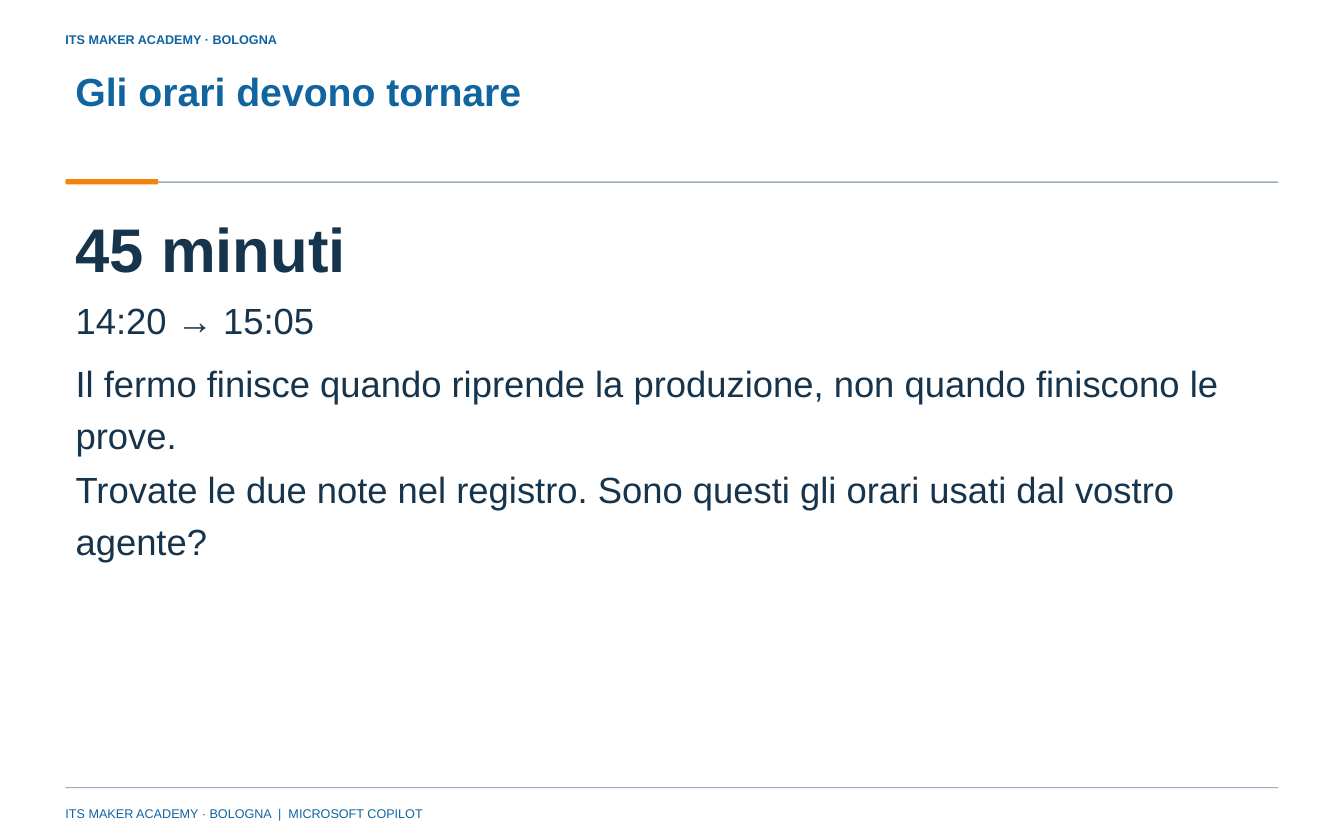
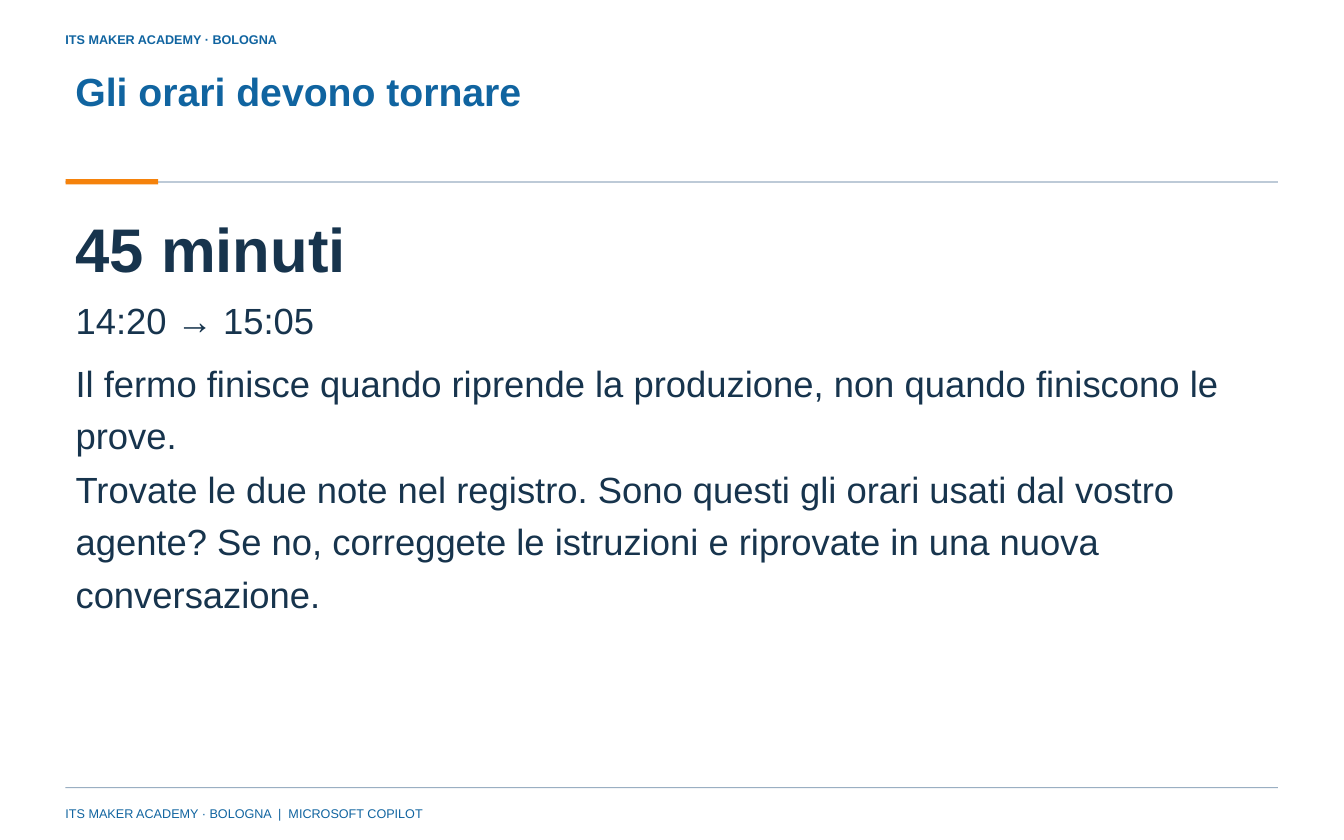
Before and after one commit to franzo9393/ITSCorso_UnslothStudio-Git, a slide deck: slide 19 of lezione 4 - reti neurali e agenti con orchestrazione/Lezione4_Reti_neurali_e_agenti_con_orchestrazione_ITS_MAKER.pptx (slide 17 before the commit). Drawn at 1344x840 pixels with LibreOffice and Linux fonts; fonts in the diff are those of the drawing; background and template pictures are left out. Boxes give left, top, right and bottom in pixels: in the first picture for what was removed or moved away, otherwise in the second. Text is boxed around its words. In the diff, an @@ line names an element or a change of style, - is before the commit and + after.

Commit message:
Lezione 4: seconda metà riscritta (slide 12-32 e parte 4 della consegna), materiali rigenerati

```diff
--- a/lezione 4 - reti neurali e agenti con orchestrazione/Lezione4_Reti_neurali_e_agenti_con_orchestrazione_ITS_MAKER.pptx
+++ b/lezione 4 - reti neurali e agenti con orchestrazione/Lezione4_Reti_neurali_e_agenti_con_orchestrazione_ITS_MAKER.pptx
@@ text at [76,476,1174,609]: text changed @@
-Trovate le due note nel registro. Sono questi gli orari usati dal vostro agente?
+Trovate le due note nel registro. Sono questi gli orari usati dal vostro agente? Se no, correggete le istruzioni e riprovate in una nuova conversazione.
```
Also in this commit, not shown: 11 other slides changed, 8 slides added, 6 slides removed, 14 other files.
